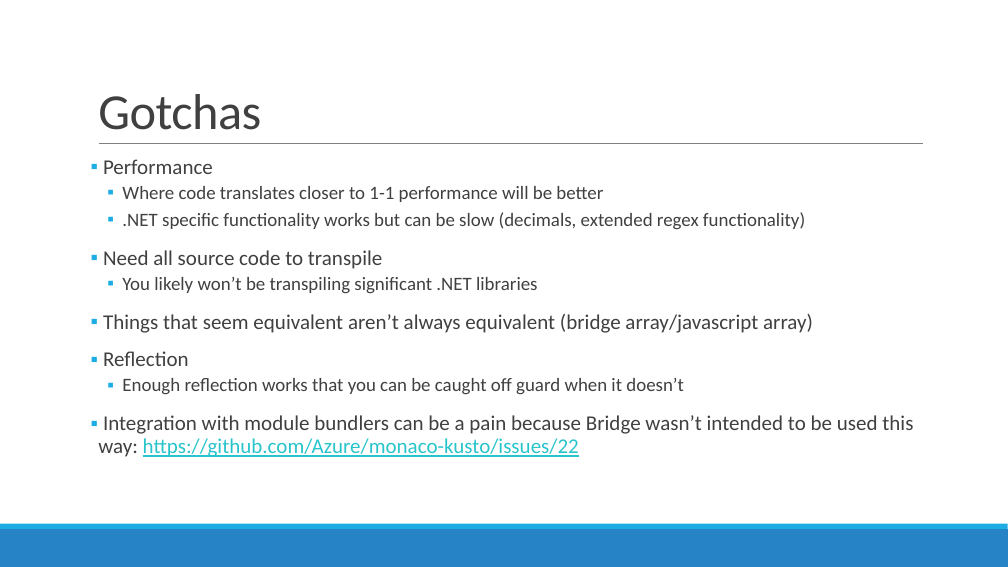
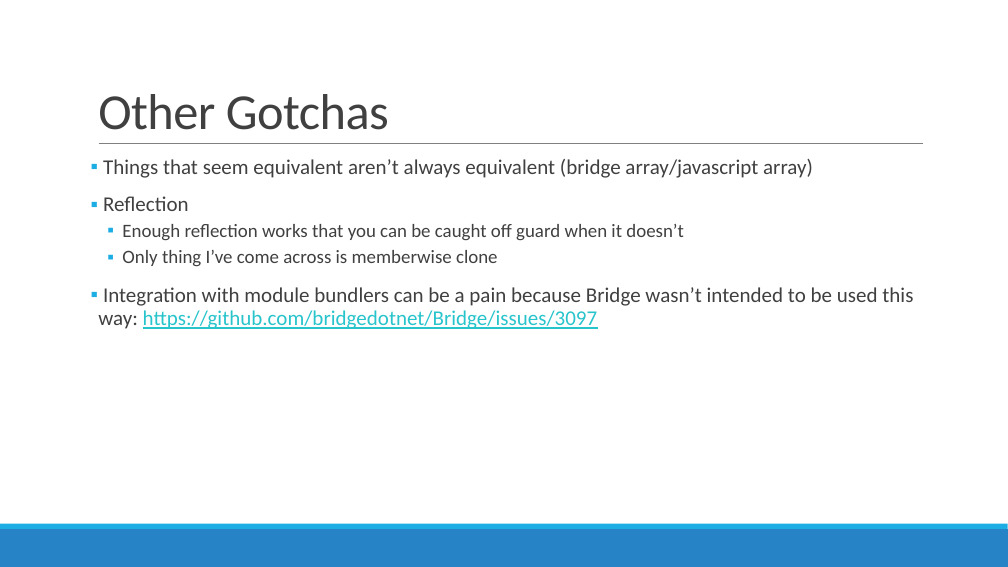
Before and after one commit to mrosack/presentations, a slide deck: slide 11 of bridge.net/bridge-net.pptx (slide 7 before the commit). Drawn at 1008x567 pixels with LibreOffice and Linux fonts; fonts in the diff are those of the drawing. Boxes give left, top, right and bottom in pixels: in the first picture for what was removed or moved away, otherwise in the second. Text is boxed around its words. In the diff, an @@ line names an element or a change of style, - is before the commit and + after.

Commit message:
ppt

```diff
--- a/bridge.net/bridge-net.pptx
+++ b/bridge.net/bridge-net.pptx
@@ title at [98,94,389,130]: text changed @@
-Gotchas
+Other Gotchas
@@ text at [103,159,805,294]: paragraphs removed @@
-▪ Performance
-  ▪ Where code translates closer to 1-1 performance will be better
-  ▪ .NET specific functionality works but can be slow (decimals, extended regex functionality)
-▪ Need all source code to transpile
-  ▪ You likely won’t be transpiling significant .NET libraries
@@ text at [98,250,913,329]: text changed @@
-▪ Integration with module bundlers can be a pain because Bridge wasn’t intended to be used this way: https://github.com/Azure/monaco-kusto/issues/22
+  ▪ Only thing I’ve come across is memberwise clone
+▪ Integration with module bundlers can be a pain because Bridge wasn’t intended to be used this way: https://github.com/bridgedotnet/Bridge/issues/3097
```
Also in this commit, not shown: 4 other slides changed, 2 slides added, 1 other file.
